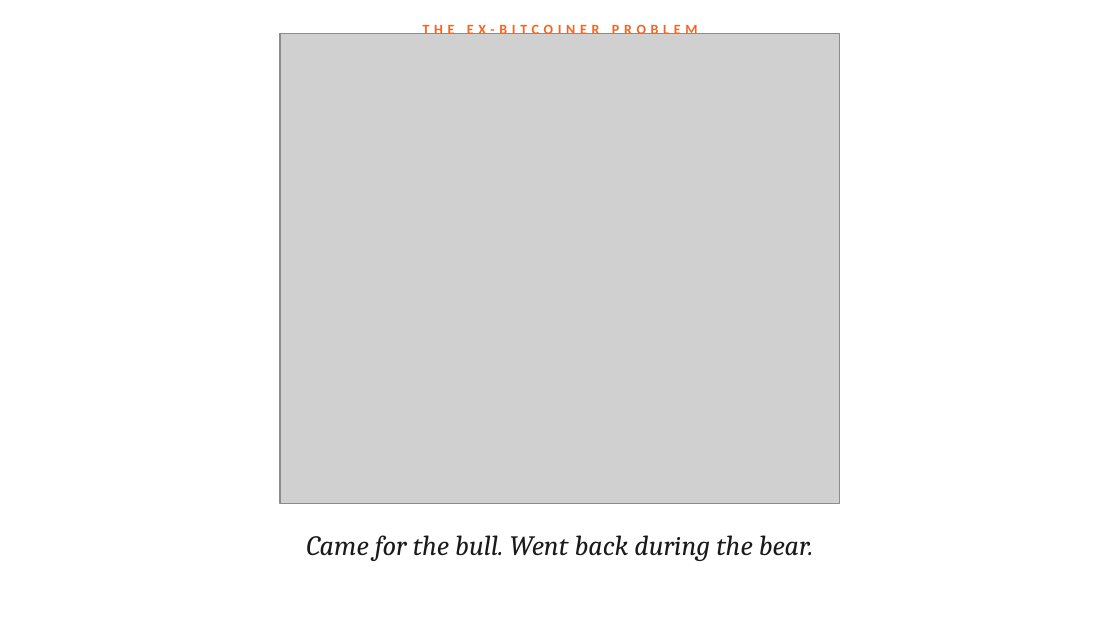
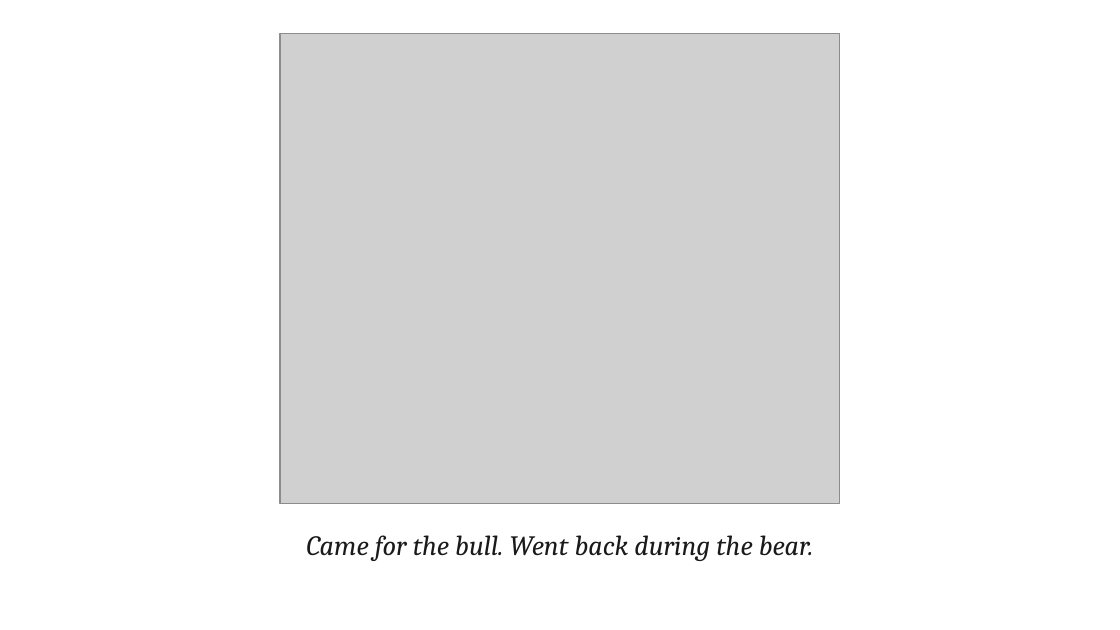
Before and after one commit to setusaurabh/bitcoincierge-pitch-deck, a slide deck: slide 3 of dist/bitcoincierge_pitch_deck.pptx. Drawn at 1120x630 pixels with LibreOffice and Linux fonts; fonts in the diff are those of the drawing; grey boxes stand for pictures. Boxes give left, top, right and bottom in pixels: in the first picture for what was removed or moved away, otherwise in the second. Text is boxed around its words. In the diff, an @@ line names an element or a change of style, - is before the commit and + after.

```diff
--- a/dist/bitcoincierge_pitch_deck.pptx
+++ b/dist/bitcoincierge_pitch_deck.pptx
@@ text removed at (423,22,698,38) @@
-THE EX-BITCOINER PROBLEM
```
Also in this commit, not shown: 9 other slides changed, 3 slides removed, 20 other files.
